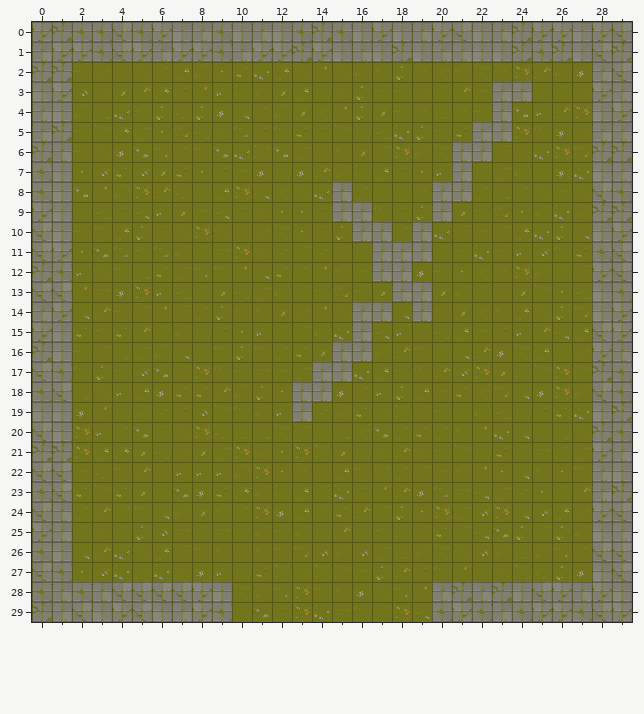
One commit to this Tiled map: resources/data/map0.tmx. Above, as it was before the edit.
Cells are 32x32 px. Shown: x 0..29, y 0..29.
The same view after the edit:
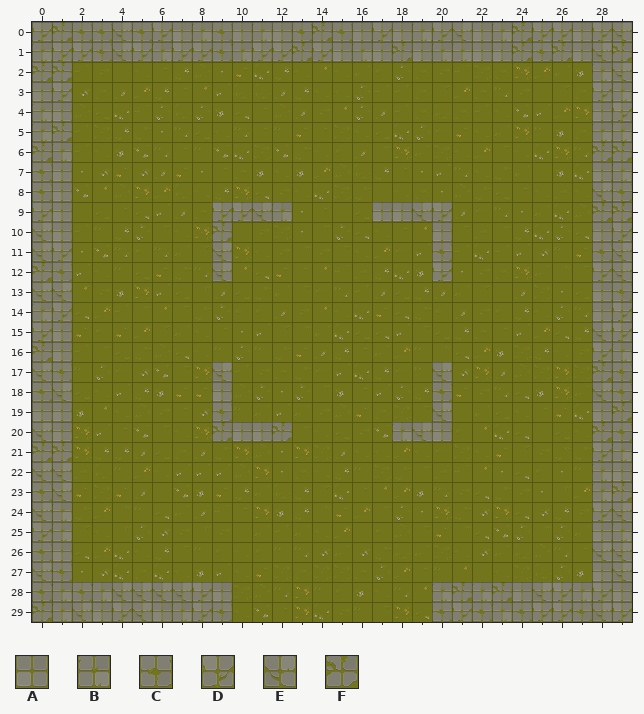
Key: from "TX Tileset Grass": A 32, B 33, C 40, D 41, E 48, F 49.
_ is an empty cell, . an unchanged one.
What changed:
--- layer "collision"
@@ x 9..24 @@
- 3 ..............BB
- 4 ..............B.
- 5 .............BB.
- 6 ............BB..
- 7 ............B...
- 8 ......B....BB...
- 9 ____..BB___B....
-10 _......BB.B_....
-11 _.......BBB_....
-12 _.......BB._....
-13 .........BB.....
-14 .......BB.B.....
-15 .......B........
-16 ......BB........
-17 _....BB...._....
-18 _...BB....._....
-19 _...B......_....
-20 ____.....___....
+ 3 ..............__
+ 4 .............._.
+ 5 .............__.
+ 6 ............__..
+ 7 ............_...
+ 8 ......_....__...
+ 9 DDEB..__AAED....
+10 F......__._A....
+11 E.......___C....
+12 E.......__.D....
+13 .........__.....
+14 .......__._.....
+15 ......._........
+16 ......__........
+17 E....__....E....
+18 A...__.....C....
+19 C..._......E....
+20 FAAF.....BEA....
Where, in picture pixels (left, top, right, bottom), the same in both pictures:
changed: (212, 82, 532, 442)
